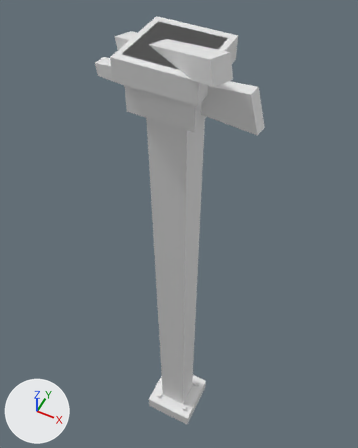
The glTF model assets/source/infrastructure/directorate/conveyors/models/support_light_tier1/critical_lod0.glb as it was, and as the next commit left it.
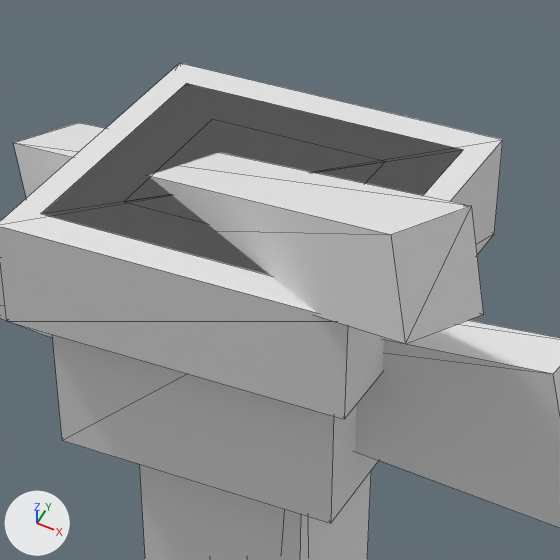
Each version appears first whole from a camera (50 mm lens) standing at (0.098, -0.1928, 0.5174) and looking at (-0.0129, 0.029, 0.2401), and next in a close-up on the part from 31% to 71% of the width and 0% to 32% of the height. Every picture has the same lights, and +X, +Y and +Z are marked at lower left. The first two pictures are the older version. The close-ups show mesh edges as thin lines. Vertices at exactly the same position are counted once.

Script lines for the objects in view, before the commit:
```python
me_critical_lod0 = bpy.data.meshes.new('critical_lod0')
me_critical_lod0.from_pydata(...)  # 96 vertices, 152 faces; spans x -0.045..0.05, y -0.03..0.022, z 0.0..0.415
ob_critical_lod0 = bpy.data.objects.new('critical_lod0', me_critical_lod0)
ob_critical_lod0.location = (0.0, 0.0, 0.0)
```
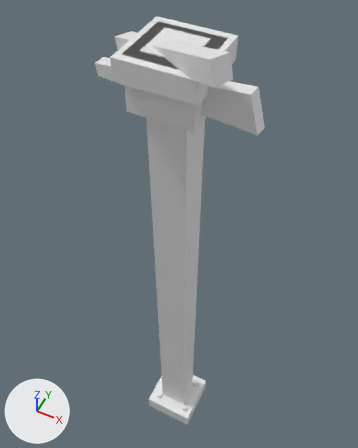
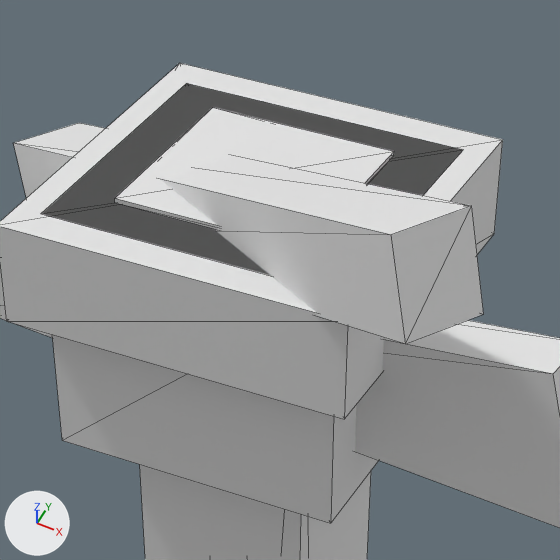
Location of each change, [x1, y1, x2, y2] in pixels of the close-ups (560 x 560 px):
part 1 of me_critical_lod0, added: after [115, 107, 394, 230]

The change in detail:
me_critical_lod0 is used by ob_critical_lod0; location (0.0, 0.0, 0.0).
me_critical_lod0 had 96 vertices, 152 faces and spanned x -0.045..0.05, y -0.03..0.022, z 0.0..0.415.
me_critical_lod0 now has 104 vertices, 164 faces and spans x -0.045..0.05, y -0.03..0.022, z 0.0..0.415.
me_critical_lod0 part 1: a new loose piece, a box spanning x -0.01222..0.01222, y -0.01222..0.01222, z 0.40028..0.40083.
